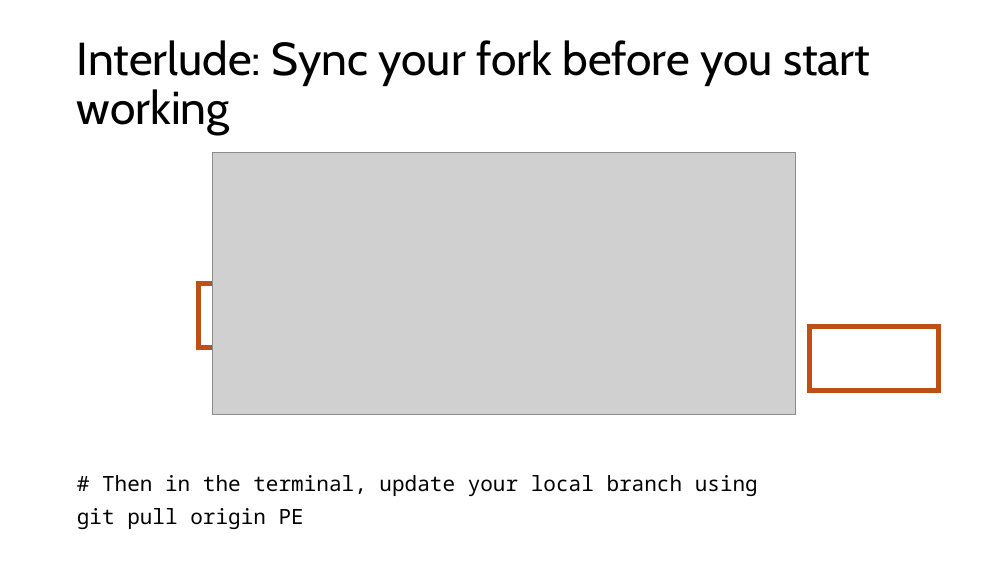
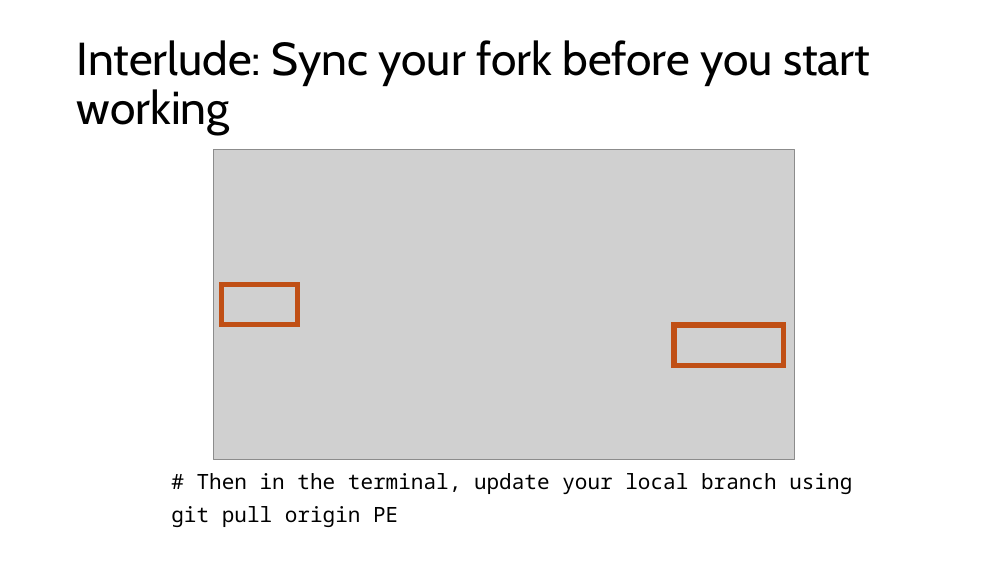
Before and after one commit to PrincetonUniversity/specfempp-notes, a slide deck: slide 12 of presentations/2025/03/Princeton_LLNL_Hackathon/Git_development_Workflow.pptx. Drawn at 1008x567 pixels with LibreOffice and Linux fonts; fonts in the diff are those of the drawing; grey boxes stand for pictures. Boxes give left, top, right and bottom in pixels: in the first picture for what was removed or moved away, otherwise in the second. Text is boxed around its words. In the diff, an @@ line names an element or a change of style, - is before the commit and + after.

```diff
--- a/presentations/2025/03/Princeton_LLNL_Hackathon/Git_development_Workflow.pptx
+++ b/presentations/2025/03/Princeton_LLNL_Hackathon/Git_development_Workflow.pptx
@@ picture resized from (x1=212, y1=153, x2=796, y2=414) to (x1=213, y1=149, x2=795, y2=460) @@
@@ rectangle resized from (x1=199, y1=284, x2=313, y2=347) to (x1=222, y1=284, x2=298, y2=325) @@
@@ rectangle resized from (x1=810, y1=327, x2=939, y2=390) to (x1=675, y1=325, x2=784, y2=366) @@
@@ text "# Then in the terminal, ..." moved from (x1=77, y1=475, x2=758, y2=529) to (x1=171, y1=473, x2=852, y2=527) @@
```
Also in this commit, not shown: 5 other slides changed, 3 slides added.
